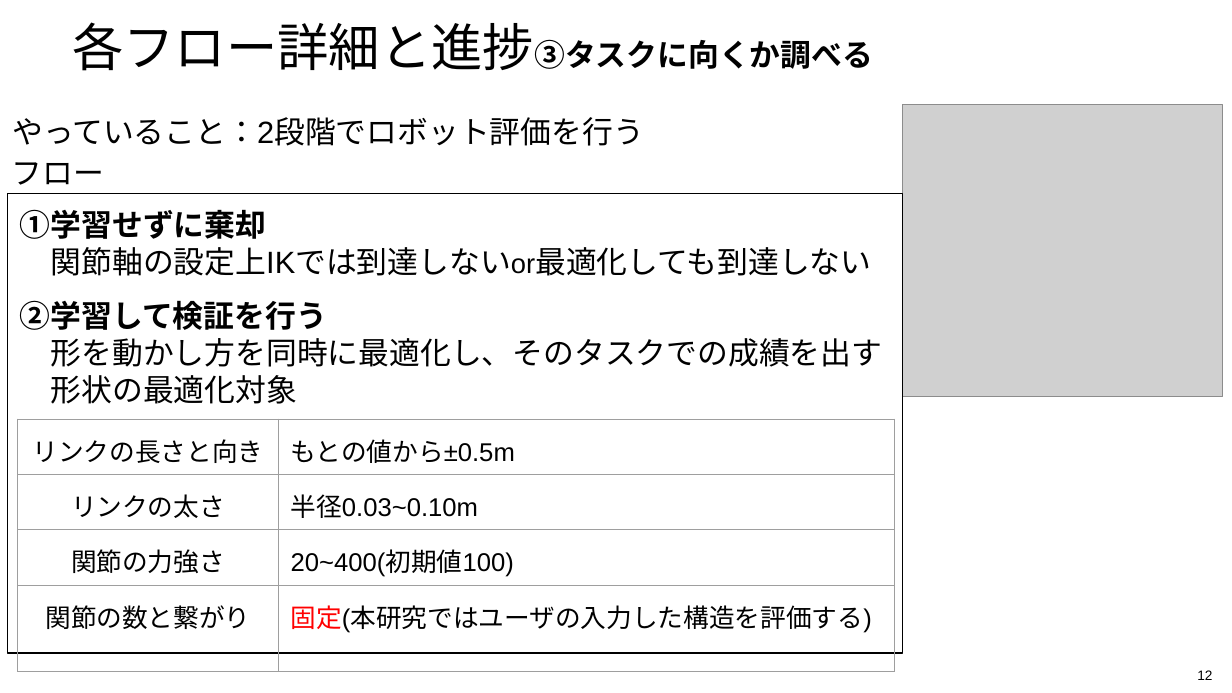
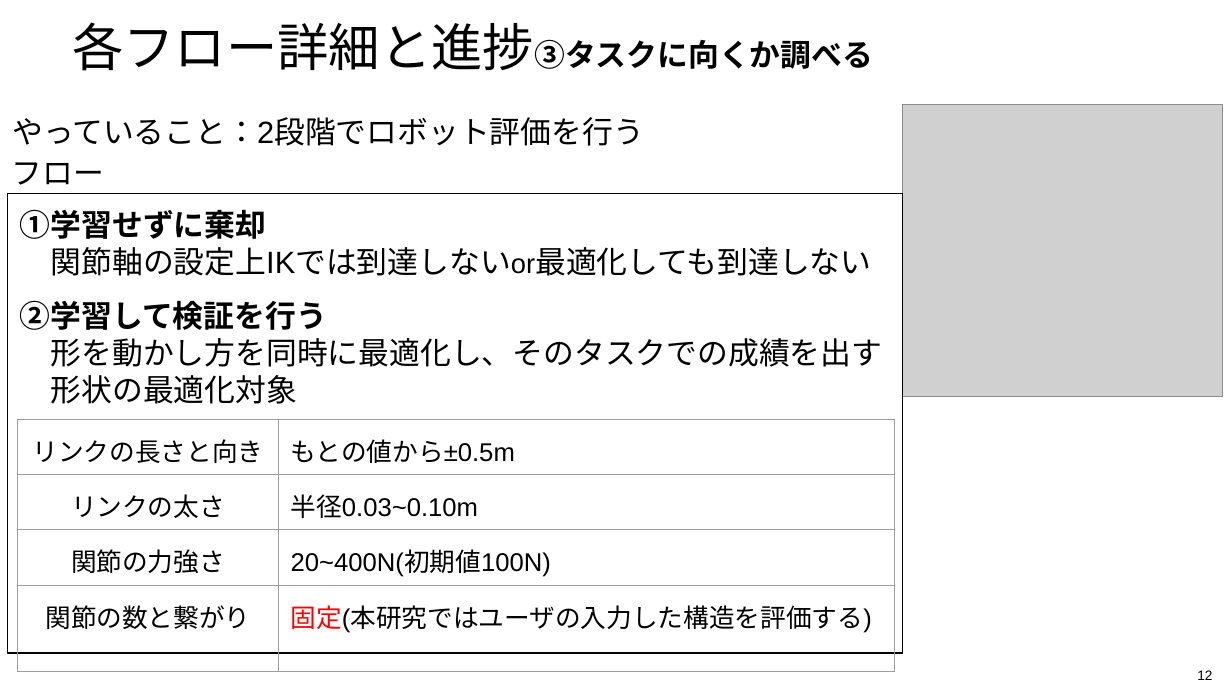
Before and after one commit to 233301koshiro/StackelbergPPO, a slide deck: slide 12 of docs/研究応用/執筆/これまでの進捗_0911.pptx. Drawn at 1232x693 pixels with LibreOffice and Linux fonts; fonts in the diff are those of the drawing; grey boxes stand for pictures; background and template pictures are left out. Boxes give left, top, right and bottom in pixels: in the first picture for what was removed or moved away, otherwise in the second. Text is boxed around its words. In the diff, an @@ line names an element or a change of style, - is before the commit and + after.

```diff
--- a/docs/研究応用/執筆/これまでの進捗_0911.pptx
+++ b/docs/研究応用/執筆/これまでの進捗_0911.pptx
@@ table at [17,419,894,693] @@
-row 3, column 2: 20~400(初期値100)
+row 3, column 2: 20~400N(初期値100N)
```
Also in this commit, not shown: 6 other slides changed, 6 other files.
